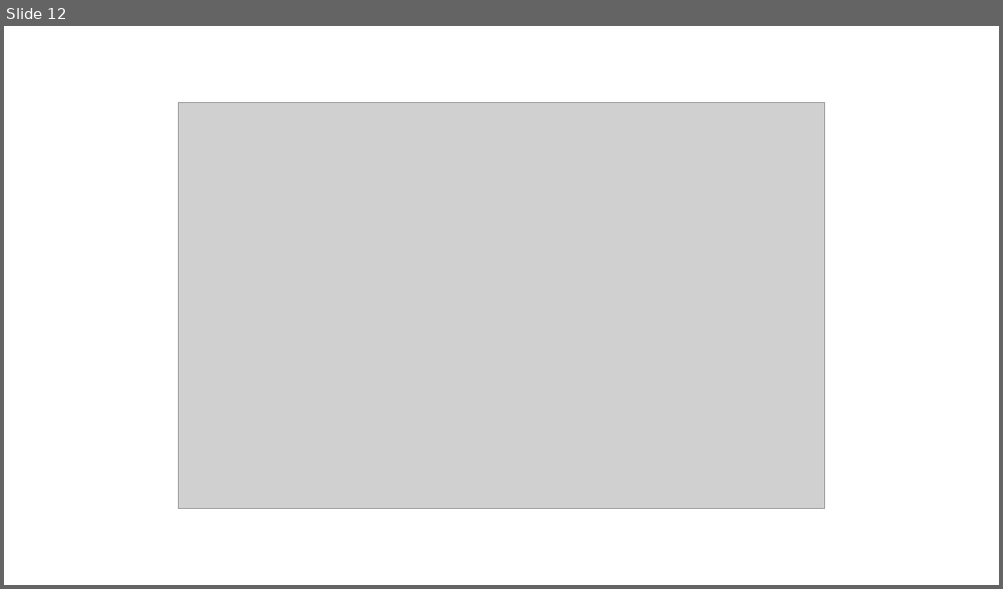
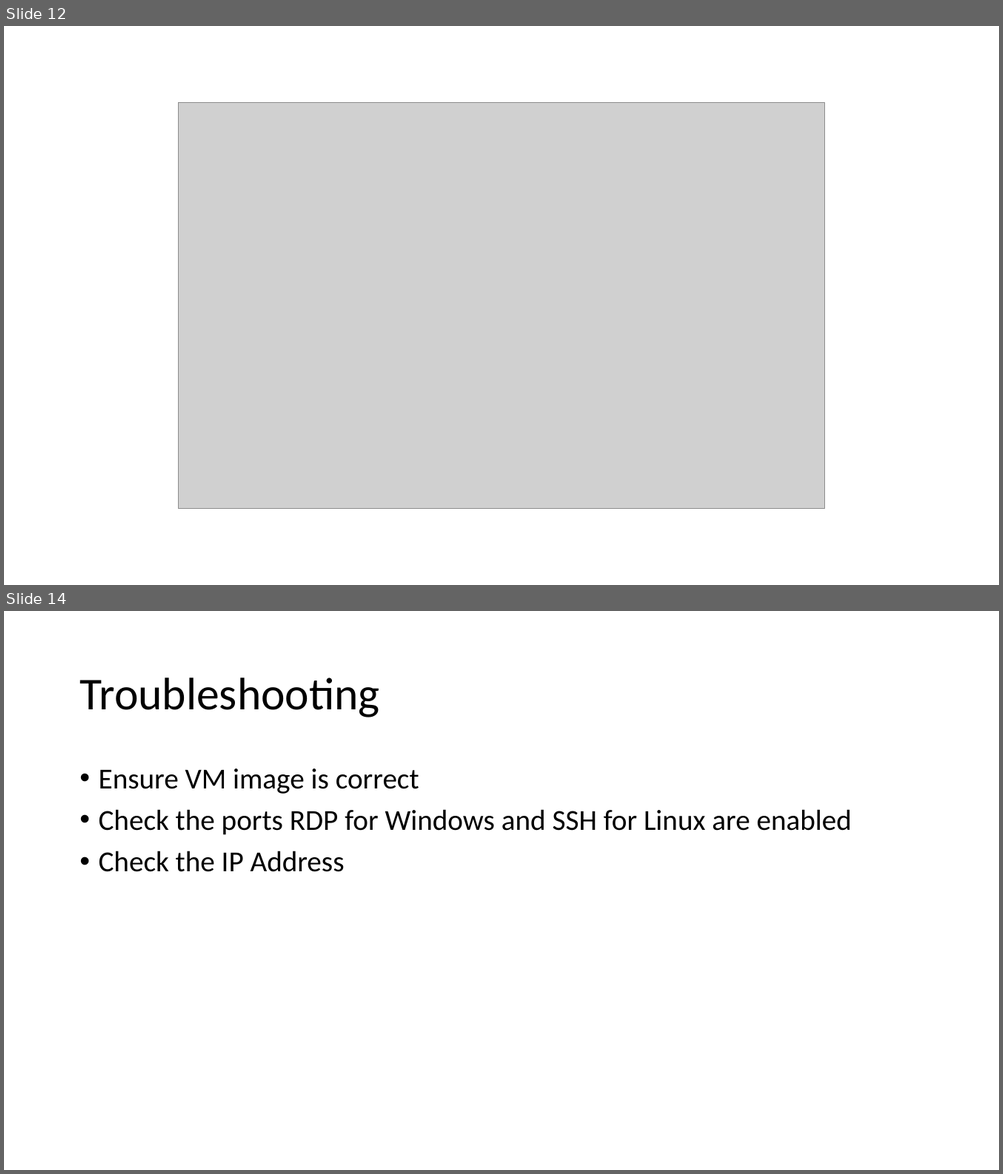
Before and after one commit to CentaurNZ/8-Oct-AZ104, a slide deck: Virtual Machines.pptx. Shown one above the other, each under a label of ours: slide 12 before the commit, slides 12 and 14 after it; the slides between them are not shown. The pictures are 1003x589 and 1003x1174 pixels, drawn with LibreOffice and Linux fonts; fonts in the diff are those of the drawing; grey boxes stand for pictures. Boxes give left, top, right and bottom in pixels: in the first picture for what was removed or moved away, otherwise in the second. Text is boxed around its words. In the diff, an @@ line names an element or a change of style, - is before the commit and + after.

```diff
--- a/Virtual Machines.pptx
+++ b/Virtual Machines.pptx
@@ slide 14 added at bbox=[4, 611, 999, 1170], background #FFFFFF @@
@@ title added at bbox=[79, 678, 379, 718], 44 pt, text #000000 @@
+Troubleshooting
@@ text added at bbox=[99, 769, 851, 872], 28 pt, text #000000 @@
+• Ensure VM image is correct
+• Check the ports RDP for Windows and SSH for Linux are enabled
+• Check the IP Address
```
Also in this commit, not shown: 1 slide changed, 10 other slides added.
